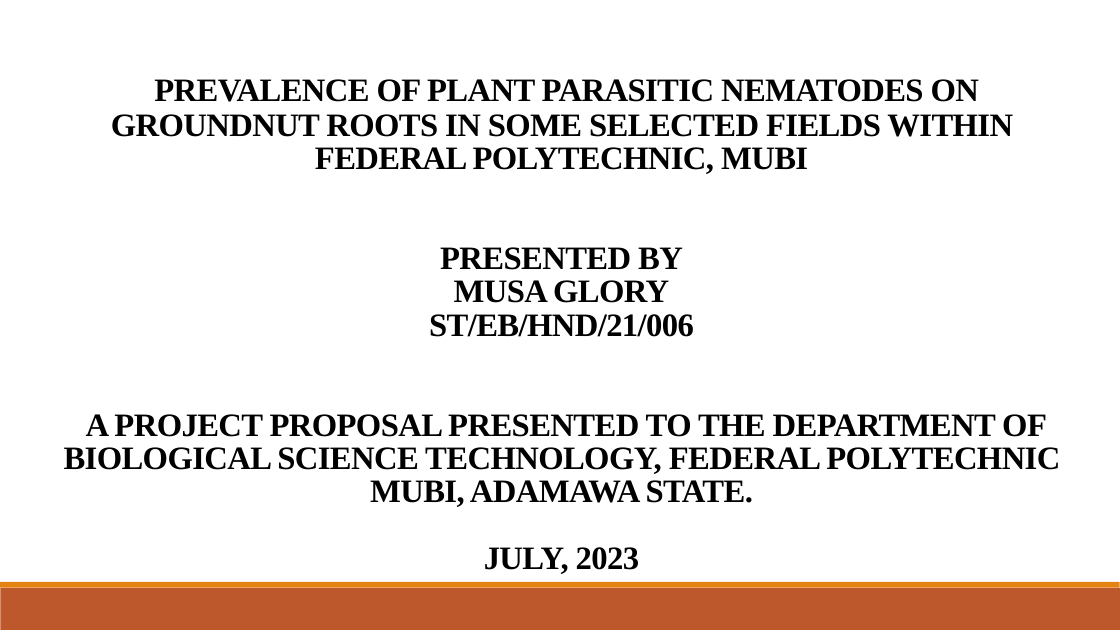
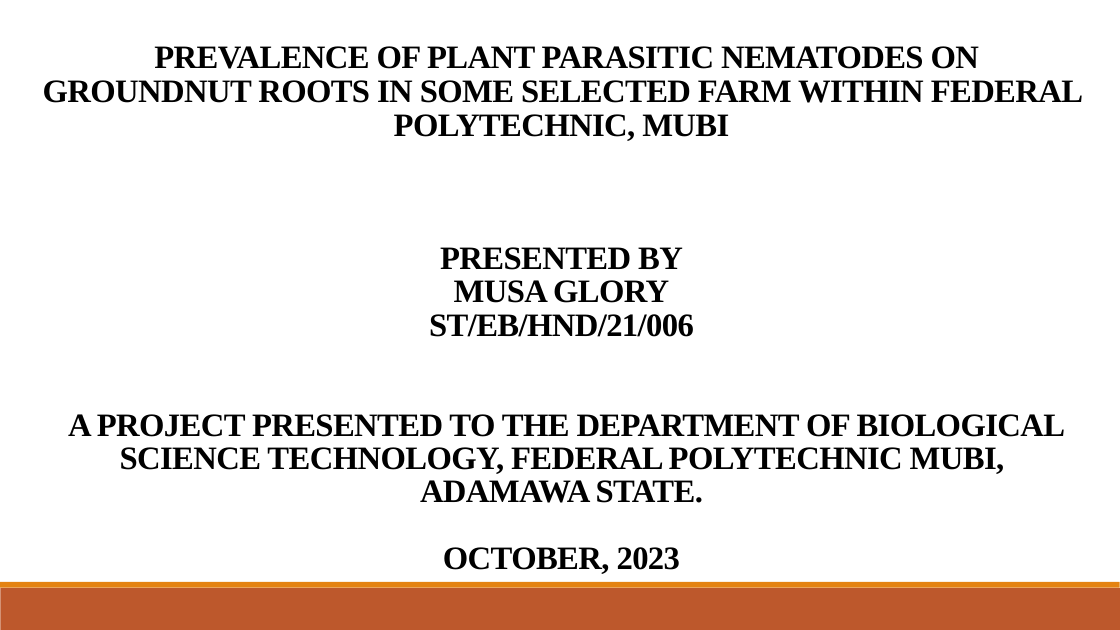
Before and after one commit to Akamshu/documents, a slide deck: slide 1 of PROJECT 2023/EB/GLORY/POWERPOINT.pptx. Drawn at 1120x630 pixels with LibreOffice and Linux fonts; fonts in the diff are those of the drawing. Boxes give left, top, right and bottom in pixels: in the first picture for what was removed or moved away, otherwise in the second. Text is boxed around its words. In the diff, an @@ line names an element or a change of style, - is before the commit and + after.

```diff
--- a/PROJECT 2023/EB/GLORY/POWERPOINT.pptx
+++ b/PROJECT 2023/EB/GLORY/POWERPOINT.pptx
@@ title at (43, 46, 1083, 574): text changed @@
-PREVALENCE OF PLANT PARASITIC NEMATODES ON GROUNDNUT ROOTS IN SOME SELECTED FIELDS WITHIN FEDERAL POLYTECHNIC, MUBI
-PRESENTED BY
-MUSA GLORY
-ST/EB/HND/21/006
-A PROJECT PROPOSAL PRESENTED TO THE DEPARTMENT OF BIOLOGICAL SCIENCE TECHNOLOGY, FEDERAL POLYTECHNIC MUBI, ADAMAWA STATE.
-JULY, 2023
+PREVALENCE OF PLANT PARASITIC NEMATODES ON GROUNDNUT ROOTS IN SOME SELECTED FARM WITHIN FEDERAL POLYTECHNIC, MUBI
+PRESENTED BY
+MUSA GLORY
+ST/EB/HND/21/006
+A PROJECT PRESENTED TO THE DEPARTMENT OF BIOLOGICAL SCIENCE TECHNOLOGY, FEDERAL POLYTECHNIC MUBI, ADAMAWA STATE.
+OCTOBER, 2023
```
Also in this commit, not shown: 1 other slide changed, 5 slides added, 1 slide removed, 30 other files.
